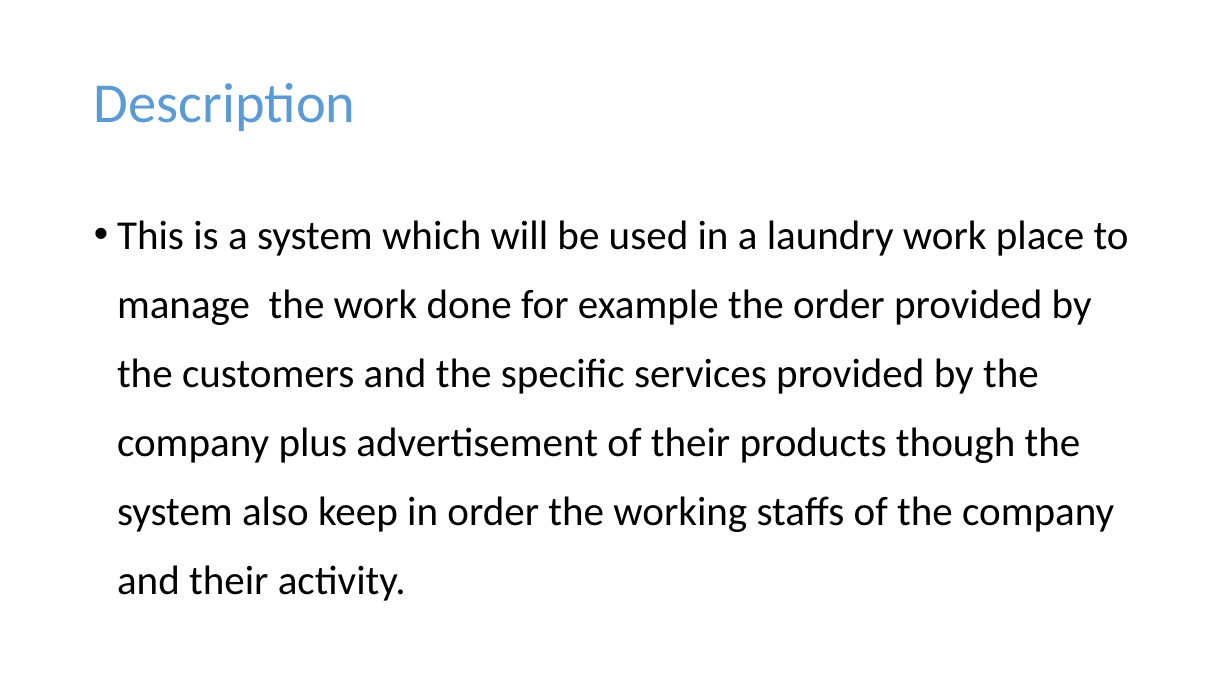
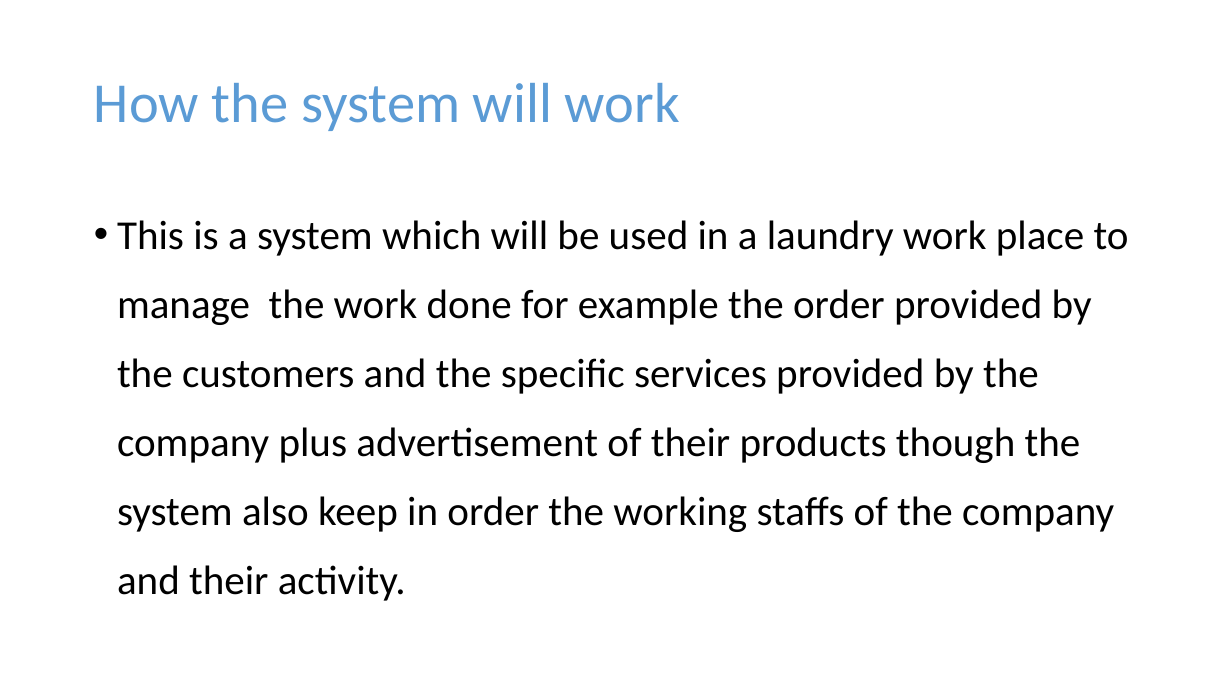
Before and after one commit to udsm-programmers/IS282-2019, a slide deck: slide 2 of 2017-04-07383/Laundry M system discripto.pptx. Drawn at 1232x693 pixels with LibreOffice and Linux fonts; fonts in the diff are those of the drawing. Boxes give left, top, right and bottom in pixels: in the first picture for what was removed or moved away, otherwise in the second. Text is boxed around its words. In the diff, an @@ line names an element or a change of style, - is before the commit and + after.

```diff
--- a/2017-04-07383/Laundry M system discripto.pptx
+++ b/2017-04-07383/Laundry M system discripto.pptx
@@ title at box(94, 83, 680, 131): text changed @@
-Description
+How the system will work
```
Also in this commit, not shown: 2 other files.
